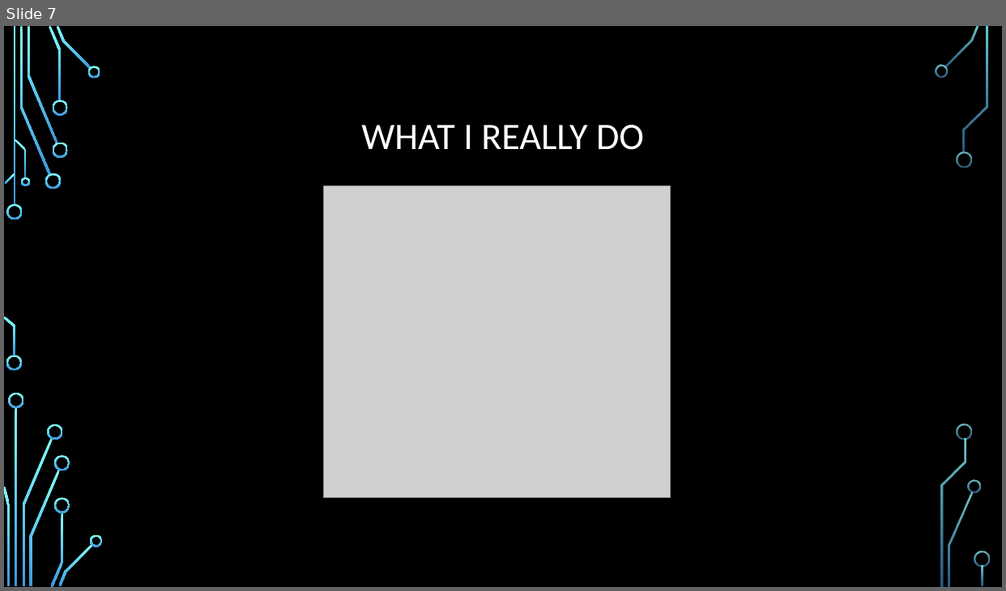
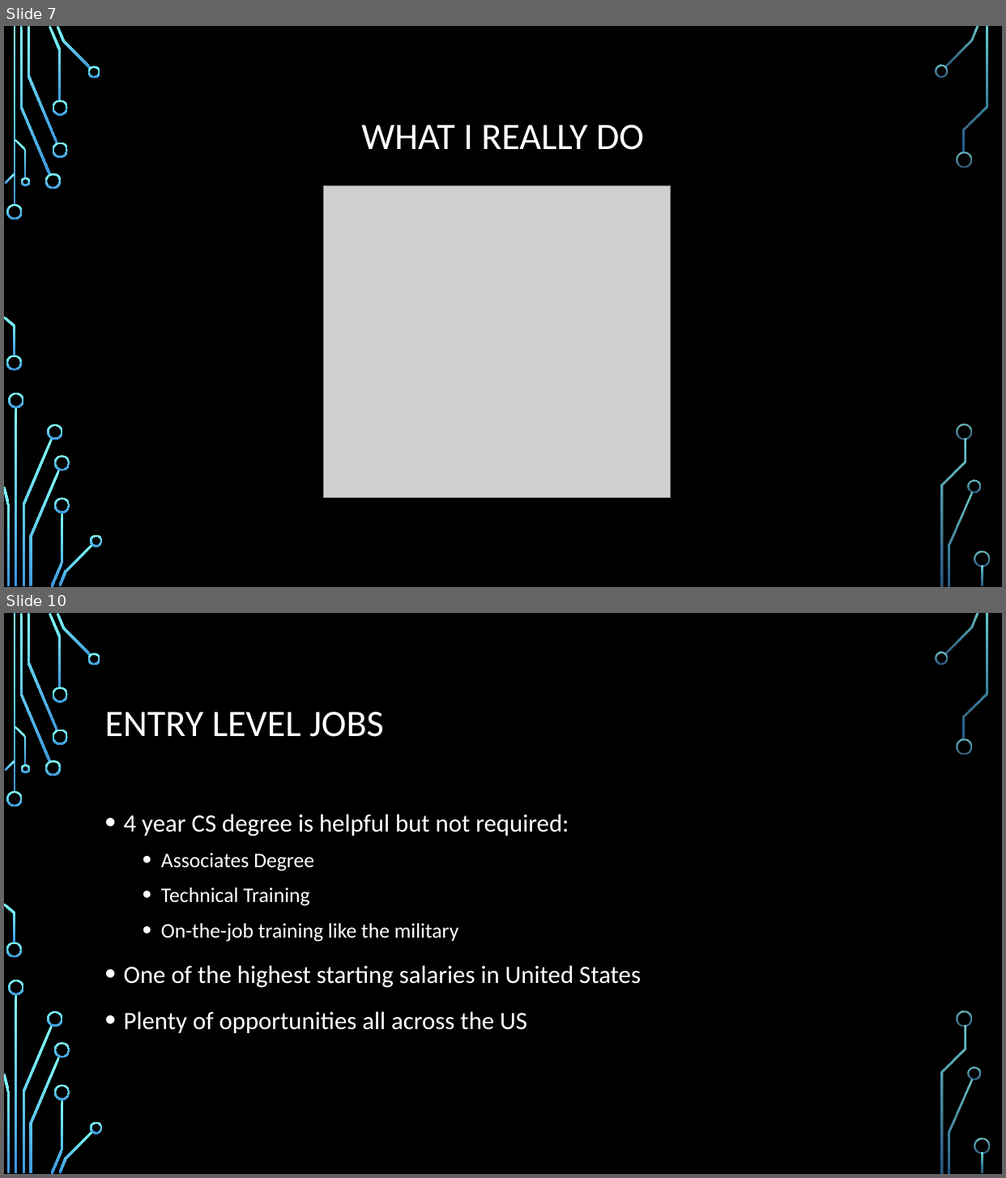
Before and after one commit to daviddcbud/TrainingApp, a slide deck: PowerPointSlids.pptx. Shown one above the other, each under a label of ours: slide 7 before the commit, slides 7 and 10 after it; the slides between them are not shown. The pictures are 1006x591 and 1006x1178 pixels, drawn with LibreOffice and Linux fonts; fonts in the diff are those of the drawing; grey boxes stand for pictures; background and template pictures are left out. Boxes give left, top, right and bottom in pixels: in the first picture for what was removed or moved away, otherwise in the second. Text is boxed around its words. In the diff, an @@ line names an element or a change of style, - is before the commit and + after.

```diff
--- a/PowerPointSlids.pptx
+++ b/PowerPointSlids.pptx
@@ slide 10 added at (4, 613, 1002, 1174), background picture (left out); not listed: 36 template elements that a slide beside it also shows @@
@@ title added at (105, 712, 384, 737), 36 pt, text #FFFFFF @@
+ENTRY LEVEL JOBS
@@ text added at (124, 814, 641, 1033), 24 pt, text #FFFFFF @@
+• 4 year CS degree is helpful but not required:
+  • Associates Degree
+  • Technical Training
+  • On-the-job training like the military
+• One of the highest starting salaries in United States
+• Plenty of opportunities all across the US
```
Also in this commit, not shown: 1 slide changed, 6 other slides added, 1 other file.
